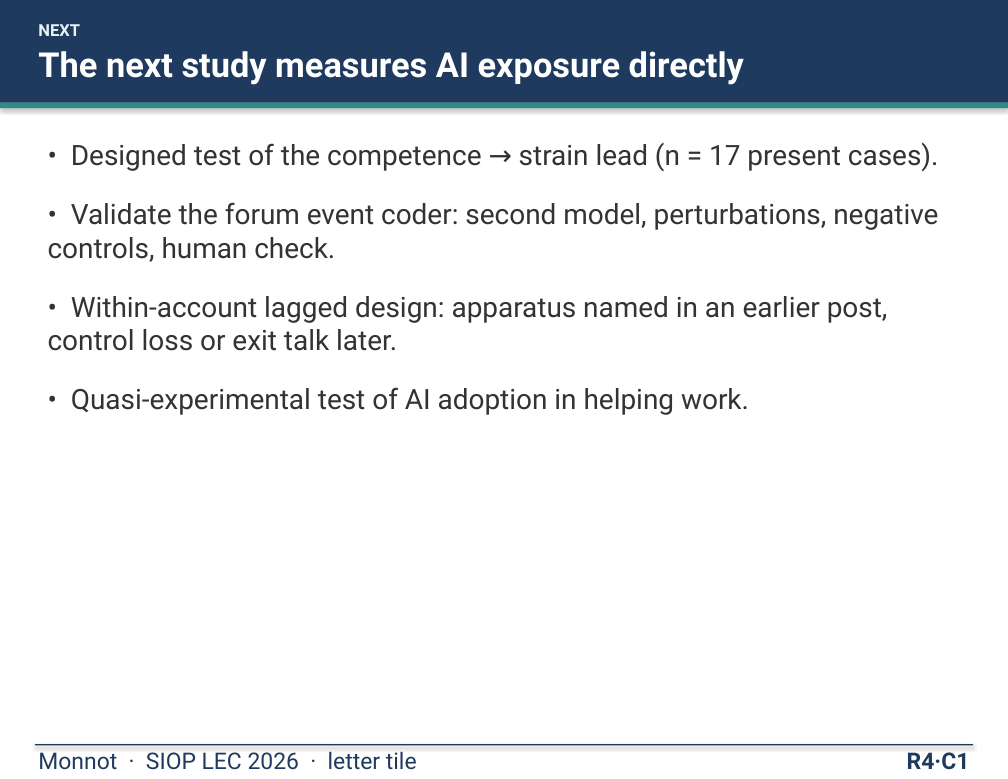
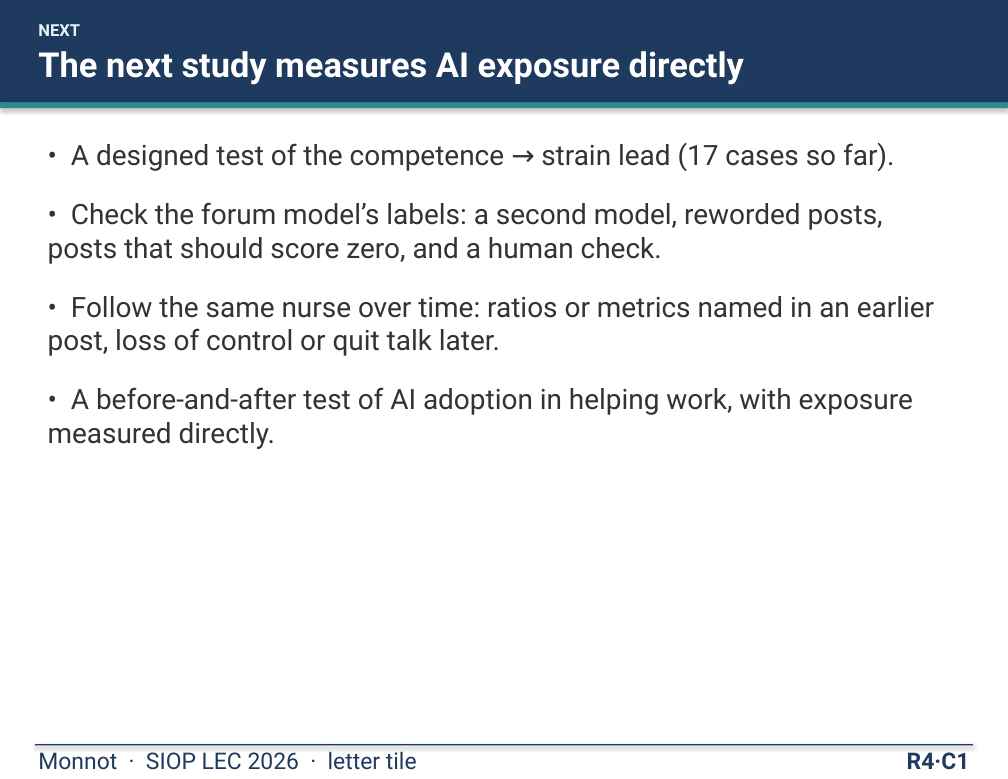
Before and after one commit to mjmonnot/mjmonnot.github.io, a slide deck: slide 13 of lec-2026/assets/Monnot_Poster_v5.pptx. Drawn at 1008x779 pixels with LibreOffice and Linux fonts; fonts in the diff are those of the drawing. Boxes give left, top, right and bottom in pixels: in the first picture for what was removed or moved away, otherwise in the second. Text is boxed around its words. In the diff, an @@ line names an element or a change of style, - is before the commit and + after.

Commit message:
lec-2026: plain-language pass (set-aside cases, locked instructions, pass mark); Start here nav; friendlier index; deck v5 rebuilt

```diff
--- a/lec-2026/assets/Monnot_Poster_v5.pptx
+++ b/lec-2026/assets/Monnot_Poster_v5.pptx
@@ text at (x1=48, y1=142, x2=934, y2=449): text changed @@
-• Designed test of the competence → strain lead (n = 17 present cases).
-• Validate the forum event coder: second model, perturbations, negative controls, human check.
-• Within-account lagged design: apparatus named in an earlier post, control loss or exit talk later.
-• Quasi-experimental test of AI adoption in helping work.
+• A designed test of the competence → strain lead (17 cases so far).
+• Check the forum model’s labels: a second model, reworded posts, posts that should score zero, and a human check.
+• Follow the same nurse over time: ratios or metrics named in an earlier post, loss of control or quit talk later.
+• A before-and-after test of AI adoption in helping work, with exposure measured directly.
```
Also in this commit, not shown: 15 other slides changed, 17 other files.
